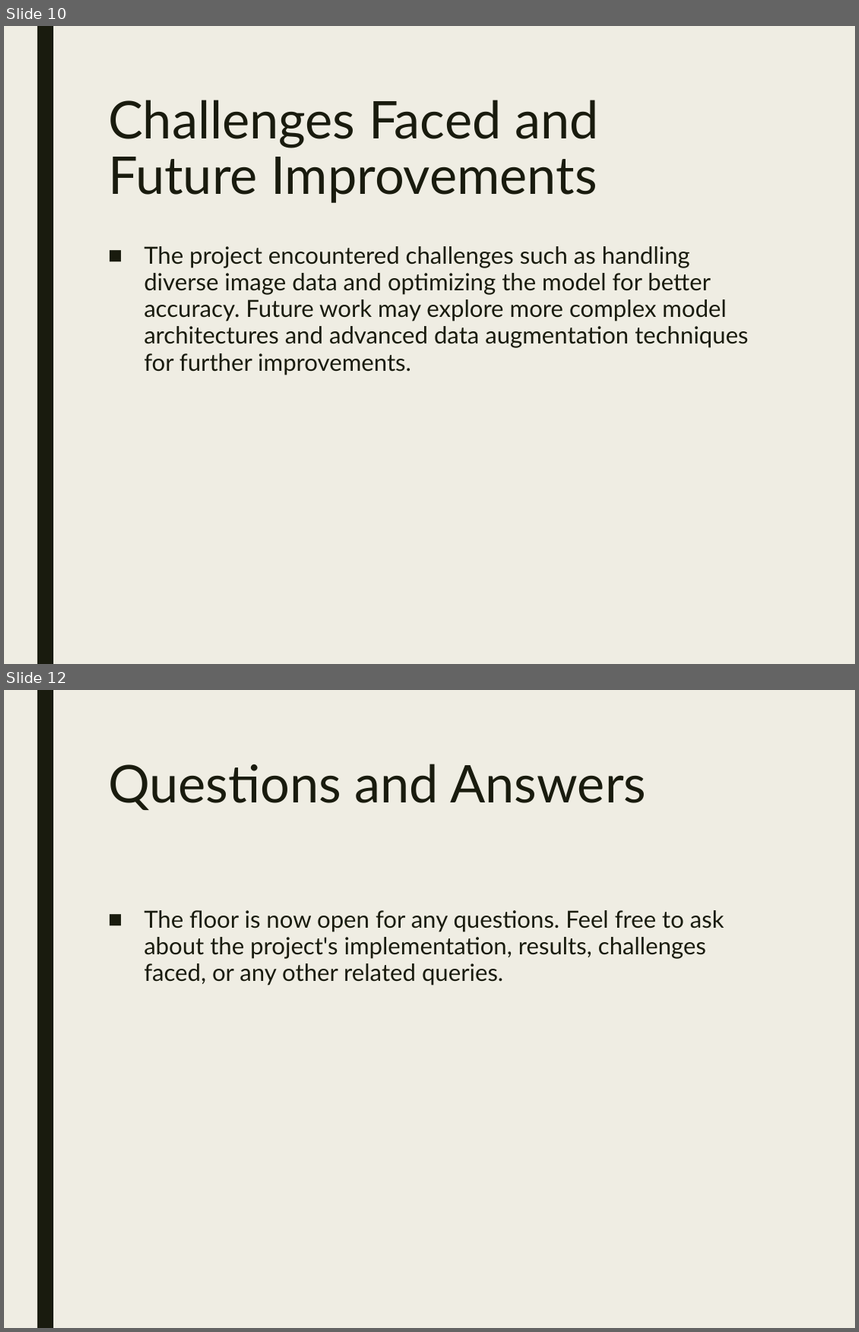
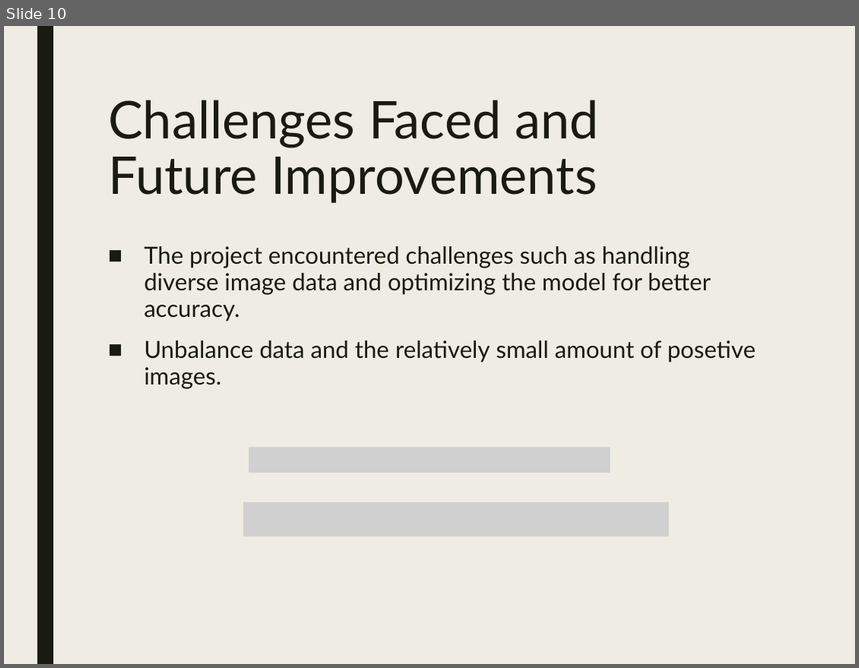
Before and after one commit to ZviSteinOpt/face_recognition, a slide deck: Face_Recognition_Presentation_Revised.pptx. Shown one above the other, each under a label of ours: slides 10 and 12 before the commit, slide 10 after it; the slides between them are not shown. The pictures are 859x1332 and 859x668 pixels, drawn with LibreOffice and Linux fonts; fonts in the diff are those of the drawing; grey boxes stand for pictures. Boxes give left, top, right and bottom in pixels: in the first picture for what was removed or moved away, otherwise in the second. Text is boxed around its words. In the diff, an @@ line names an element or a change of style, - is before the commit and + after.

```diff
--- a/Face_Recognition_Presentation_Revised.pptx
+++ b/Face_Recognition_Presentation_Revised.pptx
@@ slide 12 removed at box(4, 690, 855, 1328), background #EFEDE3; not listed: 1 template element that a slide beside it also shows @@
@@ title removed at box(108, 764, 647, 810) @@
-Questions and Answers
@@ text removed at box(144, 910, 724, 986) @@
-■ The floor is now open for any questions. Feel free to ask about the project's implementation, results, challenges faced, or any other related queries.
@@ slide 10 changed as well @@
@@ text at box(144, 246, 756, 389): text changed @@
-■ The project encountered challenges such as handling diverse image data and optimizing the model for better accuracy. Future work may explore more complex model architectures and advanced data augmentation techniques for further improvements.
+■ The project encountered challenges such as handling diverse image data and optimizing the model for better accuracy.
+■ Unbalance data and the relatively small amount of posetive images.
@@ picture added at box(249, 447, 611, 473) @@
@@ picture added at box(243, 503, 669, 537) @@
```
Also in this commit, not shown: 8 other slides changed, 2 slides added, 2 other slides removed, 10 other files.
